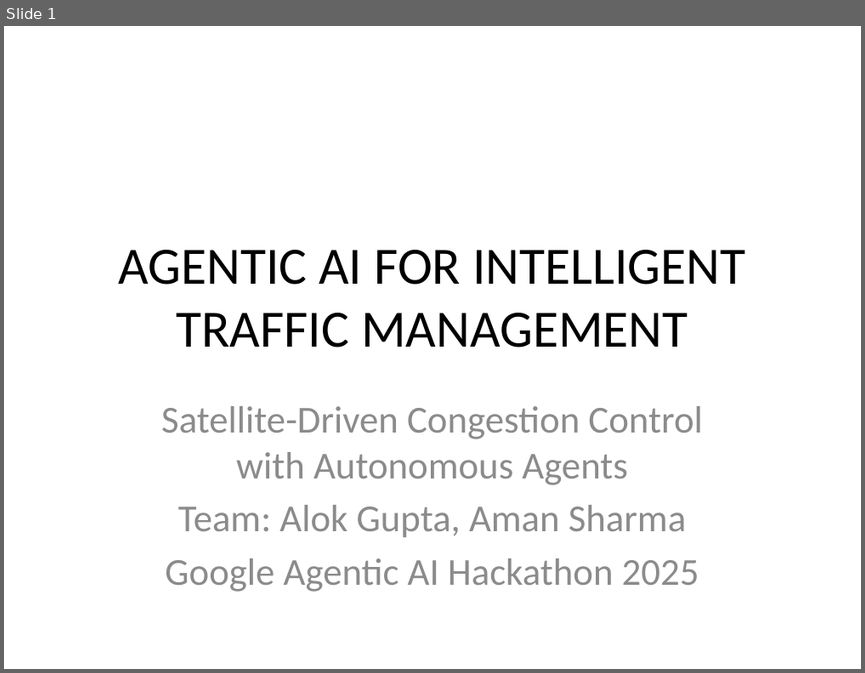
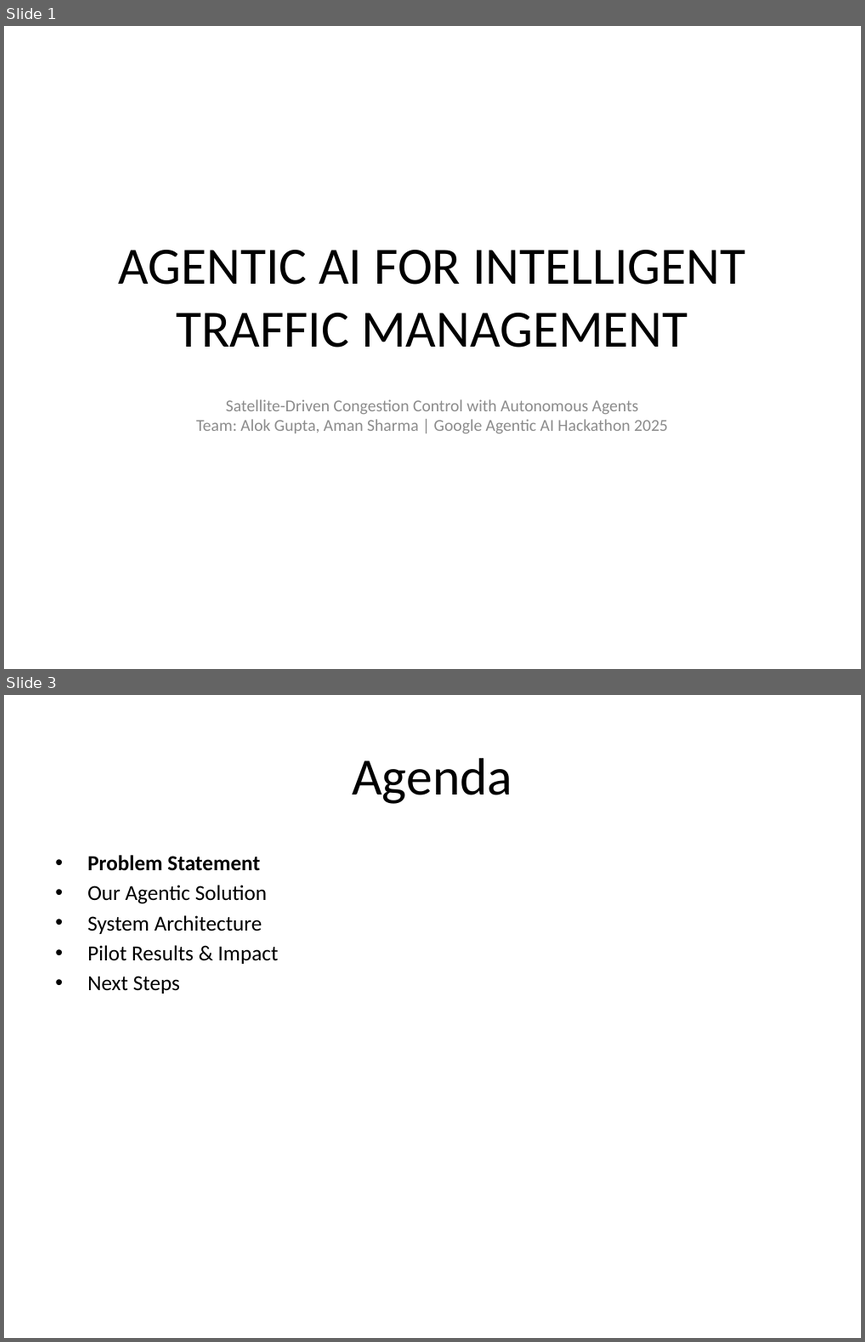
Before and after one commit to 23Amansharma/agentic-ai-ppt-generator, a slide deck: Agentic_AI_Traffic_Management_Hackathon_2025.pptx. Shown one above the other, each under a label of ours: slide 1 before the commit, slides 1 and 3 after it; the slides between them are not shown. The pictures are 865x673 and 865x1342 pixels, drawn with LibreOffice and Linux fonts; fonts in the diff are those of the drawing. Boxes give left, top, right and bottom in pixels: in the first picture for what was removed or moved away, otherwise in the second. Text is boxed around its words. In the diff, an @@ line names an element or a change of style, - is before the commit and + after.

```diff
--- a/Agentic_AI_Traffic_Management_Hackathon_2025.pptx
+++ b/Agentic_AI_Traffic_Management_Hackathon_2025.pptx
@@ slide 3 added at bbox=[4, 695, 861, 1338], background #FFFFFF @@
@@ title added at bbox=[352, 758, 512, 804], 44 pt, text #000000 @@
+Agenda
@@ text added at bbox=[87, 855, 279, 993], 18 pt, text #000000 @@
+• Problem Statement
+• Our Agentic Solution
+• System Architecture
+• Pilot Results & Impact
+• Next Steps
@@ slide 1 changed as well @@
@@ subtitle at bbox=[196, 399, 668, 434]: text changed; size 32 to 14 pt @@
-Satellite-Driven Congestion Control with Autonomous Agents
-Team: Alok Gupta, Aman Sharma
-Google Agentic AI Hackathon 2025
+Satellite-Driven Congestion Control with Autonomous Agents
+Team: Alok Gupta, Aman Sharma | Google Agentic AI Hackathon 2025
```
Also in this commit, not shown: 1 other slide changed, 6 other slides added, 2 other files.
